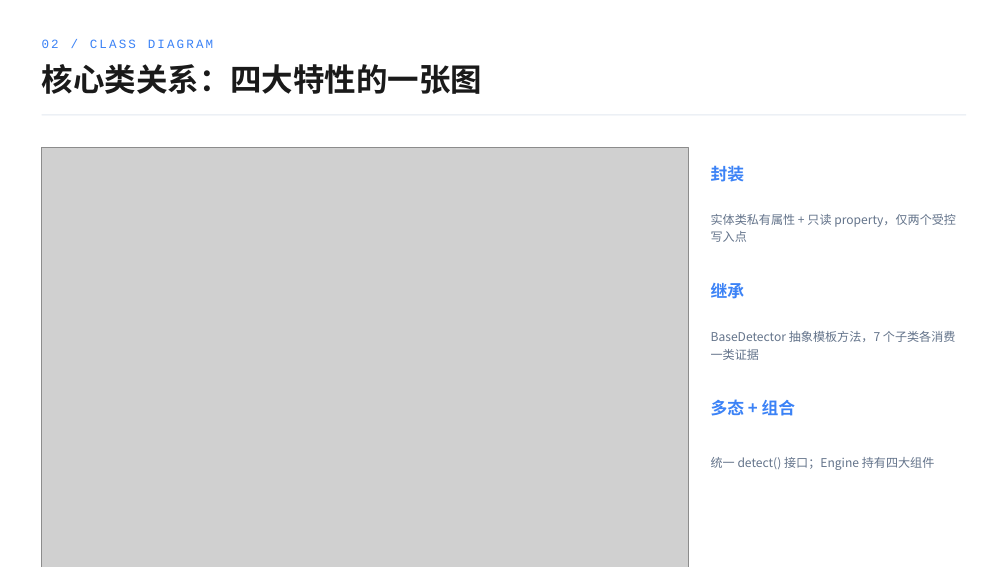
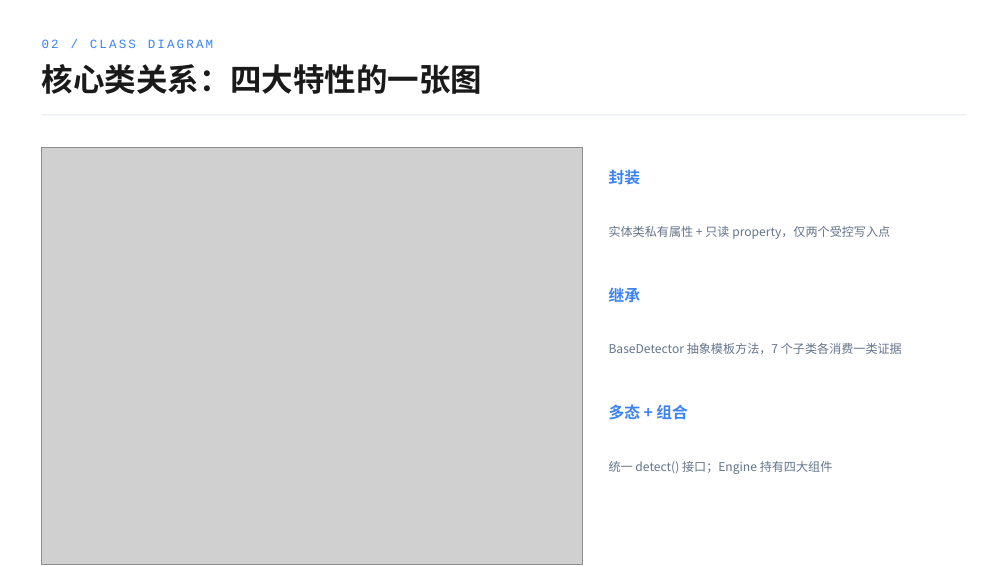
Before and after one commit to zep4yrs/sitelens, a slide deck: slide 8 of docs/答辩演示-SiteLens.pptx. Drawn at 1008x567 pixels with LibreOffice and Linux fonts; fonts in the diff are those of the drawing; grey boxes stand for pictures; background and template pictures are left out. Boxes give left, top, right and bottom in pixels: in the first picture for what was removed or moved away, otherwise in the second. Text is boxed around its words. In the diff, an @@ line names an element or a change of style, - is before the commit and + after.

```diff
--- a/docs/答辩演示-SiteLens.pptx
+++ b/docs/答辩演示-SiteLens.pptx
@@ rectangle resized from (x1=42, y1=147, x2=688, y2=567) to (x1=42, y1=147, x2=582, y2=565) @@
@@ picture resized from (x1=42, y1=147, x2=688, y2=567) to (x1=42, y1=147, x2=582, y2=565) @@
@@ text "封装" moved from (x1=711, y1=166, x2=745, y2=182) to (x1=609, y1=169, x2=640, y2=185) @@
@@ text "实体类私有属性 + 只读 property，仅两个受控写入点" rewrapped from (x1=711, y1=214, x2=956, y2=242) to (x1=609, y1=226, x2=890, y2=239) @@
@@ text "继承" moved from (x1=711, y1=283, x2=745, y2=299) to (x1=609, y1=288, x2=640, y2=302) @@
@@ text "BaseDetector 抽象模板方法，7 个子类各消费一类证据" rewrapped from (x1=711, y1=331, x2=956, y2=360) to (x1=609, y1=343, x2=902, y2=354) @@
@@ size 16 to 15 pt in 3 elements at (x1=609, y1=169, x2=640, y2=185), (x1=609, y1=288, x2=640, y2=302), (x1=609, y1=404, x2=687, y2=420) @@
@@ text "多态 + 组合" moved from (x1=711, y1=399, x2=796, y2=416) to (x1=609, y1=404, x2=687, y2=420) @@
@@ text "统一 detect() 接口；Engine 持有四大组件" moved from (x1=711, y1=457, x2=935, y2=470) to (x1=609, y1=461, x2=833, y2=474) @@
```
Also in this commit, not shown: 6 other slides changed, 10 other files.
